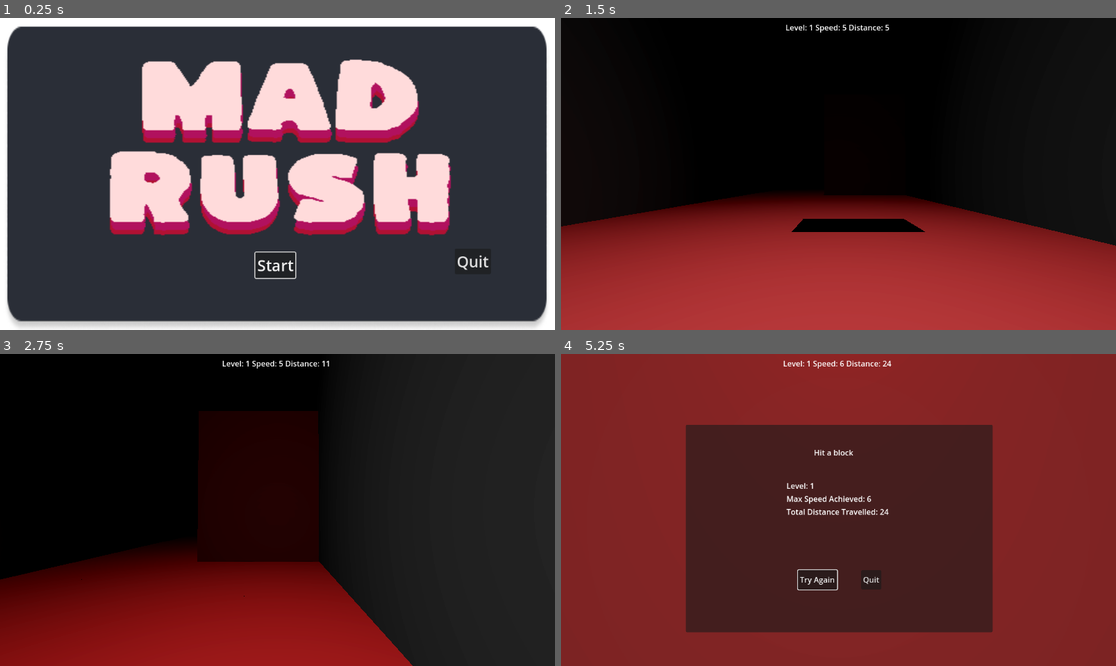
Above: before the commit, frames 1-4 (two rows, left to right).
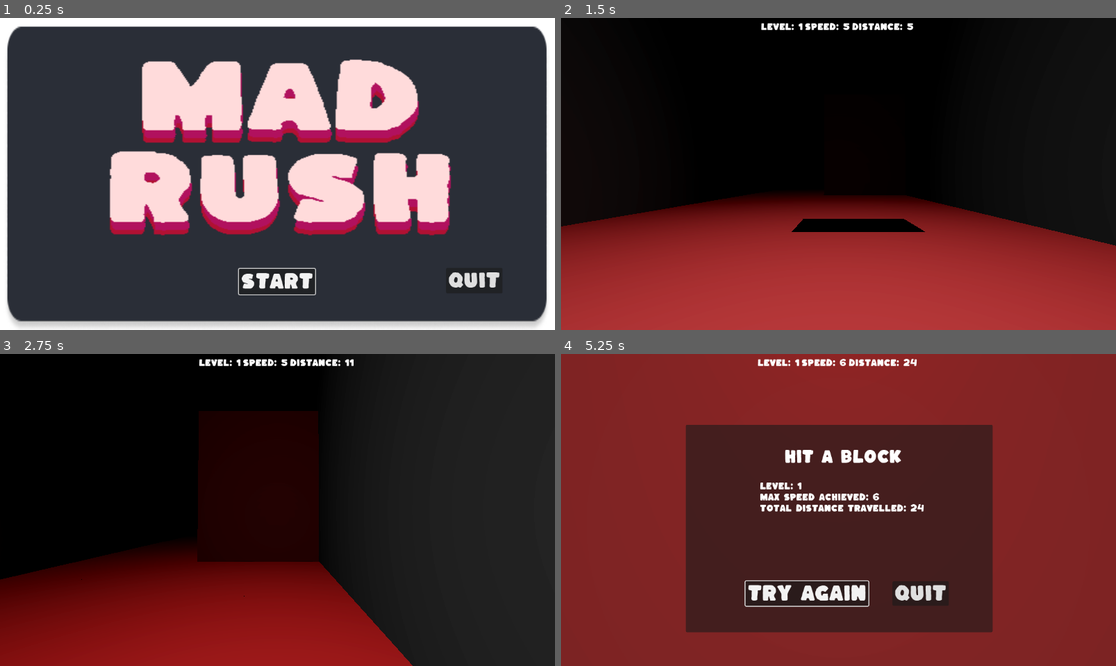
Above: after the commit, the same moments.

Repository: finalsabbath/3d-runner
Game: Godot game, scene res://scenes/main_menu.tscn
Two runs of this game, one before a commit and one after it. Both use one fixed random seed, a clock stepped at 60 frames per second and the inputs below.
Inputs:
- Up to frame 1 (0.25 s): no input
- Up to frame 2 (1.5 s): click "Start" at 0.5 s; hold Right (move_right) from 1.28 s (still down)
- Up to frame 3 (2.75 s): tap Space (jump) at 1.52, 2.27 s; release Right (move_right) at 2.03 s; hold Down (ui_down) from 2.03 s (still down)
- Up to frame 4 (5.25 s): release Down (ui_down) at 2.78 s; hold Right (move_right) 2.78-3.53 s; hold Up (ui_up) 3.53-4.28 s; tap Space (jump) at 3.77, 4.52 s; hold Left (move_left) from 4.28 s (still down)

The runs differ from the first frame. In frame 1, 1.2% of the frame differs, in the area x 42-90%, y 74-89%; in frame 2, 0.5%; in frame 3, 0.5%; in frame 4, 5.2%, in the area x 33-70%, y 1-82%.

Commit message:
Add a theme and adjust some UIs

Diff:
--- a/3d-runner/scenes/main_menu.tscn
+++ b/3d-runner/scenes/main_menu.tscn
@@ -1,8 +1,9 @@
-[gd_scene load_steps=6 format=3 uid="uid://dksifru4vppkf"]
+[gd_scene load_steps=7 format=3 uid="uid://dksifru4vppkf"]
 
 [ext_resource type="Script" uid="uid://sbfihikmqibm" path="res://scripts/scene/main_menu.gd" id="1_ekxnf"]
 [ext_resource type="Texture2D" uid="uid://bk64d3ol2qabf" path="res://assets/ui/Headless.png" id="2_wu84c"]
 [ext_resource type="Texture2D" uid="uid://ifjt5l6e6wxh" path="res://assets/art/mad-rush-new-menu-logo.png" id="3_wu84c"]
+[ext_resource type="Theme" uid="uid://csl7vlf1mo2bl" path="res://themes/default_theme.tres" id="4_8ln24"]
 [ext_resource type="AudioStream" uid="uid://c0w7takgfes7x" path="res://assets/music/Sketchbook 2024-09-04_LOOP.ogg" id="4_wu84c"]
 
 [sub_resource type="CanvasTexture" id="CanvasTexture_bqqt6"]
@@ -47,26 +48,26 @@
 [node name="Start" type="Button" parent="."]
 unique_name_in_owner = true
 layout_mode = 0
-offset_left = 530.0
-offset_top = 487.0
-offset_right = 613.0
-offset_bottom = 540.0
+offset_left = 496.0
+offset_top = 521.0
+offset_right = 654.0
+offset_bottom = 574.0
 focus_neighbor_right = NodePath("../Quit")
 focus_next = NodePath("../Quit")
 focus_previous = NodePath("../Quit")
-theme_override_font_sizes/font_size = 32
+theme = ExtResource("4_8ln24")
 text = "Start"
 
 [node name="Quit" type="Button" parent="."]
 layout_mode = 0
-offset_left = 944.0
-offset_top = 479.0
-offset_right = 1019.0
-offset_bottom = 532.0
+offset_left = 926.0
+offset_top = 519.0
+offset_right = 1043.0
+offset_bottom = 572.0
 focus_neighbor_left = NodePath("../Start")
 focus_next = NodePath("../Start")
 focus_previous = NodePath("../Start")
-theme_override_font_sizes/font_size = 32
+theme = ExtResource("4_8ln24")
 text = "Quit"
 
 [node name="Timer" type="Timer" parent="."]
--- a/3d-runner/scenes/prefabs/ui/ui.tscn
+++ b/3d-runner/scenes/prefabs/ui/ui.tscn
@@ -1,6 +1,7 @@
-[gd_scene load_steps=2 format=3 uid="uid://b001uqla7yi5b"]
+[gd_scene load_steps=3 format=3 uid="uid://b001uqla7yi5b"]
 
 [ext_resource type="Script" uid="uid://glcd86pvukvb" path="res://scripts/scene/ui.gd" id="1_nt7q6"]
+[ext_resource type="Theme" uid="uid://csl7vlf1mo2bl" path="res://themes/default_theme.tres" id="2_6ikxf"]
 
 [node name="UI" type="Control"]
 layout_mode = 3
@@ -24,19 +25,23 @@
 [node name="Level" type="Label" parent="HBoxContainer"]
 unique_name_in_owner = true
 layout_mode = 2
+theme = ExtResource("2_6ikxf")
 
 [node name="Speed" type="Label" parent="HBoxContainer"]
 unique_name_in_owner = true
 layout_mode = 2
+theme = ExtResource("2_6ikxf")
 text = "Speed: 0"
 
 [node name="Distance" type="Label" parent="HBoxContainer"]
 unique_name_in_owner = true
 layout_mode = 2
+theme = ExtResource("2_6ikxf")
 text = "Distance: 0"
 
 [node name="Label" type="Label" parent="HBoxContainer"]
 layout_mode = 2
+theme = ExtResource("2_6ikxf")
 
 [node name="EndScreen" type="Panel" parent="."]
 visible = false
@@ -48,30 +53,33 @@
 
 [node name="VBoxContainer" type="VBoxContainer" parent="EndScreen"]
 layout_mode = 0
-offset_left = 209.0
-offset_top = 115.0
-offset_right = 249.0
-offset_bottom = 155.0
+offset_left = 154.0
+offset_top = 119.0
+offset_right = 480.0
+offset_bottom = 184.0
 
 [node name="Level" type="Label" parent="EndScreen/VBoxContainer"]
 layout_mode = 2
+theme = ExtResource("2_6ikxf")
 text = "Level: 0"
 
 [node name="MaxSpeed" type="Label" parent="EndScreen/VBoxContainer"]
 layout_mode = 2
+theme = ExtResource("2_6ikxf")
 text = "Max Speed Achieved: 0"
 
 [node name="TotalDistance" type="Label" parent="EndScreen/VBoxContainer"]
 layout_mode = 2
+theme = ExtResource("2_6ikxf")
 text = "Total Distance Travelled: 0"
 
 [node name="HBoxContainer" type="HBoxContainer" parent="EndScreen"]
 custom_minimum_size = Vector2(20, 0)
 layout_mode = 0
-offset_left = 233.0
-offset_top = 302.0
-offset_right = 360.0
-offset_bottom = 342.0
+offset_left = 124.0
+offset_top = 325.0
+offset_right = 546.0
+offset_bottom = 376.0
 theme_override_constants/separation = 50
 
 [node name="TryAgain" type="Button" parent="EndScreen/HBoxContainer"]
@@ -81,6 +89,7 @@
 focus_neighbor_right = NodePath("../Quit")
 focus_next = NodePath("../Quit")
 focus_previous = NodePath("../Quit")
+theme = ExtResource("2_6ikxf")
 text = "Try Again"
 
 [node name="Quit" type="Button" parent="EndScreen/HBoxContainer"]
@@ -89,15 +98,18 @@
 focus_neighbor_left = NodePath("../TryAgain")
 focus_next = NodePath("../TryAgain")
 focus_previous = NodePath("../TryAgain")
+theme = ExtResource("2_6ikxf")
 text = "Quit"
 
 [node name="EndReason" type="Label" parent="EndScreen"]
 unique_name_in_owner = true
 layout_mode = 0
-offset_left = 235.0
-offset_top = 46.0
-offset_right = 379.0
-offset_bottom = 69.0
+offset_left = 135.0
+offset_top = 49.0
+offset_right = 519.0
+offset_bottom = 85.0
+theme = ExtResource("2_6ikxf")
+theme_override_font_sizes/font_size = 30
 text = "Reason Run Ended"
 horizontal_alignment = 1
 
--- /dev/null
+++ b/3d-runner/themes/default_theme.tres
@@ -0,0 +1,98 @@
+[gd_resource type="Theme" load_steps=7 format=3 uid="uid://csl7vlf1mo2bl"]
+
+[ext_resource type="FontFile" uid="uid://dx86fvtdus8fr" path="res://assets/fonts/Kaph-Regular.ttf" id="1_qnv5y"]
+
+[sub_resource type="StyleBoxFlat" id="StyleBoxFlat_kwhvy"]
+content_margin_left = 4.0
+content_margin_top = 4.0
+content_margin_right = 4.0
+content_margin_bottom = 4.0
+bg_color = Color(0.1, 0.1, 0.1, 0.3)
+corner_radius_top_left = 3
+corner_radius_top_right = 3
+corner_radius_bottom_right = 3
+corner_radius_bottom_left = 3
+corner_detail = 5
+
+[sub_resource type="StyleBoxFlat" id="StyleBoxFlat_bpa63"]
+content_margin_left = 4.0
+content_margin_top = 4.0
+content_margin_right = 4.0
+content_margin_bottom = 4.0
+bg_color = Color(1, 1, 1, 0.75)
+draw_center = false
+border_width_left = 2
+border_width_top = 2
+border_width_right = 2
+border_width_bottom = 2
+corner_radius_top_left = 3
+corner_radius_top_right = 3
+corner_radius_bottom_right = 3
+corner_radius_bottom_left = 3
+corner_detail = 5
+expand_margin_left = 2.0
+expand_margin_top = 2.0
+expand_margin_right = 2.0
+expand_margin_bottom = 2.0
+
+[sub_resource type="StyleBoxFlat" id="StyleBoxFlat_6abfs"]
+content_margin_left = 4.0
+content_margin_top = 4.0
+content_margin_right = 4.0
+content_margin_bottom = 4.0
+bg_color = Color(0.225, 0.225, 0.225, 0.6)
+corner_radius_top_left = 3
+corner_radius_top_right = 3
+corner_radius_bottom_right = 3
+corner_radius_bottom_left = 3
+corner_detail = 5
+
+[sub_resource type="StyleBoxFlat" id="StyleBoxFlat_hguu3"]
+content_margin_left = 4.0
+content_margin_top = 4.0
+content_margin_right = 4.0
+content_margin_bottom = 4.0
+bg_color = Color(0.1, 0.1, 0.1, 0.6)
+corner_radius_top_left = 3
+corner_radius_top_right = 3
+corner_radius_bottom_right = 3
+corner_radius_bottom_left = 3
+corner_detail = 5
+
+[sub_resource type="StyleBoxFlat" id="StyleBoxFlat_wu4fv"]
+content_margin_left = 4.0
+content_margin_top = 4.0
+content_margin_right = 4.0
+content_margin_bottom = 4.0
+bg_color = Color(0, 0, 0, 0.6)
+corner_radius_top_left = 3
+corner_radius_top_right = 3
+corner_radius_bottom_right = 3
+corner_radius_bottom_left = 3
+corner_detail = 5
+
+[resource]
+default_font = ExtResource("1_qnv5y")
+Button/colors/font_color = Color(0.875, 0.875, 0.875, 1)
+Button/colors/font_disabled_color = Color(0.875, 0.875, 0.875, 0.5)
+Button/colors/font_focus_color = Color(0.95, 0.95, 0.95, 1)
+Button/colors/font_hover_color = Color(0.95, 0.95, 0.95, 1)
+Button/colors/font_hover_pressed_color = Color(1, 1, 1, 1)
+Button/colors/font_outline_color = Color(0, 0, 0, 1)
+Button/colors/font_pressed_color = Color(1, 1, 1, 1)
+Button/colors/icon_disabled_color = Color(1, 1, 1, 0.4)
+Button/colors/icon_focus_color = Color(1, 1, 1, 1)
+Button/colors/icon_hover_color = Color(1, 1, 1, 1)
+Button/colors/icon_hover_pressed_color = Color(1, 1, 1, 1)
+Button/colors/icon_normal_color = Color(1, 1, 1, 1)
+Button/colors/icon_pressed_color = Color(1, 1, 1, 1)
+Button/constants/align_to_largest_stylebox = 0
+Button/constants/h_separation = 4
+Button/constants/icon_max_width = 0
+Button/constants/outline_size = 0
+Button/font_sizes/font_size = 37
+Button/styles/disabled = SubResource("StyleBoxFlat_kwhvy")
+Button/styles/focus = SubResource("StyleBoxFlat_bpa63")
+Button/styles/hover = SubResource("StyleBoxFlat_6abfs")
+Button/styles/normal = SubResource("StyleBoxFlat_hguu3")
+Button/styles/pressed = SubResource("StyleBoxFlat_wu4fv")
Not shown, changed: README.md
